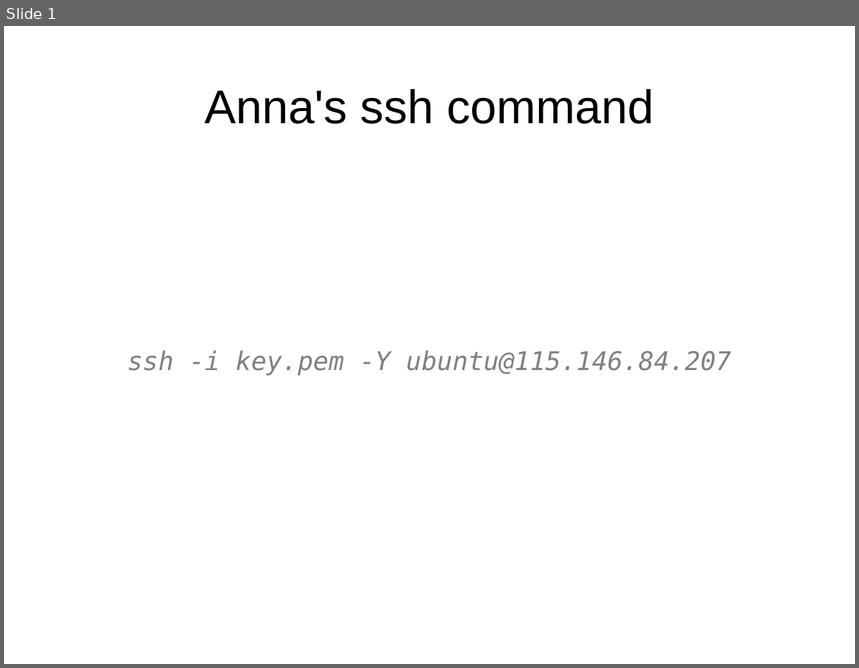
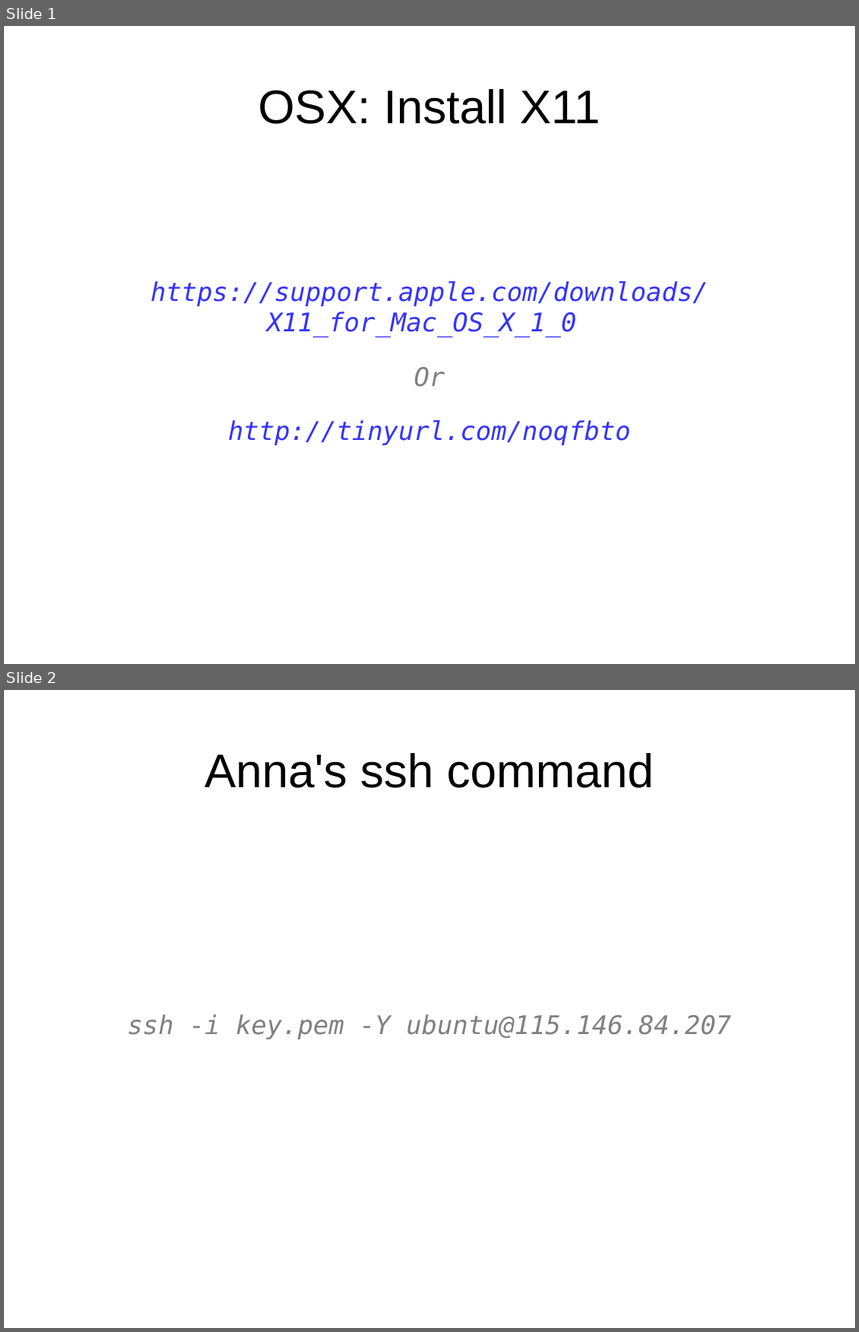
Before and after one commit to resbaz/nectar-cloud-lessons, a slide deck: Lessons/Lesson_V/Lesson_V_Questions.pptx. Shown one above the other, each under a label of ours: slide 1 before the commit, slides 1 and 2 after it. The pictures are 859x668 and 859x1332 pixels, drawn with LibreOffice and Linux fonts; fonts in the diff are those of the drawing. Boxes give left, top, right and bottom in pixels: in the first picture for what was removed or moved away, otherwise in the second. Text is boxed around its words. In the diff, an @@ line names an element or a change of style, - is before the commit and + after.

Commit message:
Added slide with link to X11 for osx

```diff
--- a/Lessons/Lesson_V/Lesson_V_Questions.pptx
+++ b/Lessons/Lesson_V/Lesson_V_Questions.pptx
@@ slide 1 added at (4, 26, 855, 664), background #FFFFFF @@
@@ text added at (258, 89, 601, 124), 44 pt, text #000000 @@
+OSX: Install X11
@@ text added at (151, 281, 709, 446), 24 pt, text #3333FF, italic @@
+https://support.apple.com/downloads/X11_for_Mac_OS_X_1_0
+Or
+http://tinyurl.com/noqfbto
@@ what was slide 1 is now slide 2 @@
```
Also in this commit, not shown: 1 other file.
